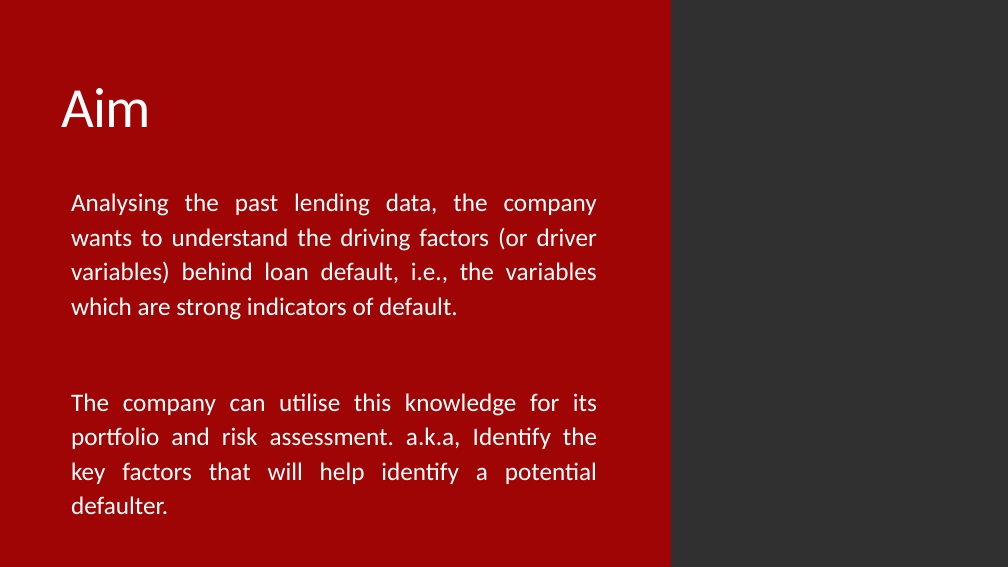
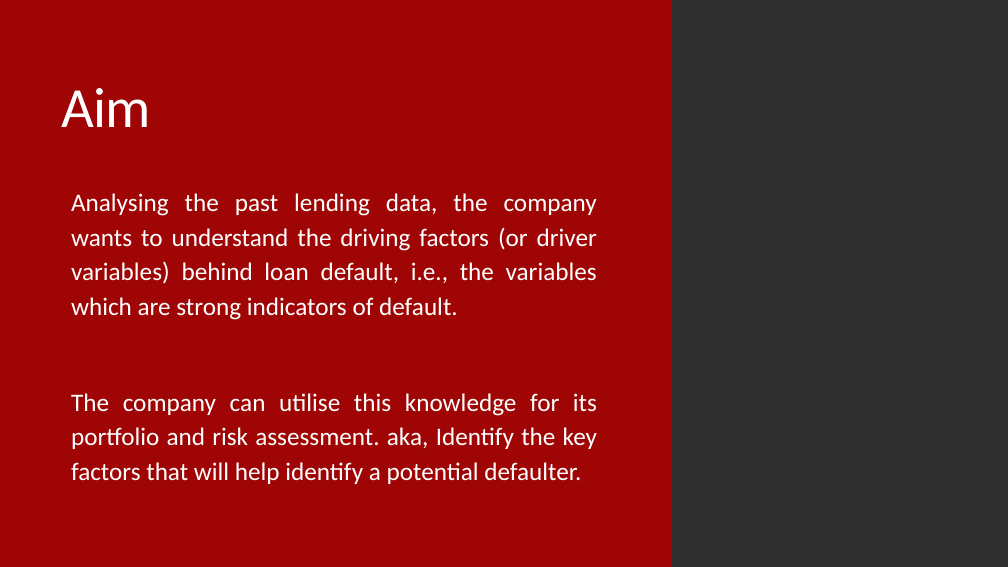
Before and after one commit to Vasista-Eranki/LendingClubCaseStudy, a slide deck: slide 3 of Lending Club Case Study.pptx. Drawn at 1008x567 pixels with LibreOffice and Linux fonts; fonts in the diff are those of the drawing; background and template pictures are left out. Boxes give left, top, right and bottom in pixels: in the first picture for what was removed or moved away, otherwise in the second. Text is boxed around its words. In the diff, an @@ line names an element or a change of style, - is before the commit and + after.

```diff
--- a/Lending Club Case Study.pptx
+++ b/Lending Club Case Study.pptx
@@ text at <box>71,393,597,484</box>: text changed @@
-  The company can utilise this knowledge for its portfolio and risk assessment. a.k.a, Identify the key factors that will help identify a potential defaulter.
+  The company can utilise this knowledge for its portfolio and risk assessment. aka, Identify the key factors that will help identify a potential defaulter.
```
Also in this commit, not shown: 1 other slide changed.
